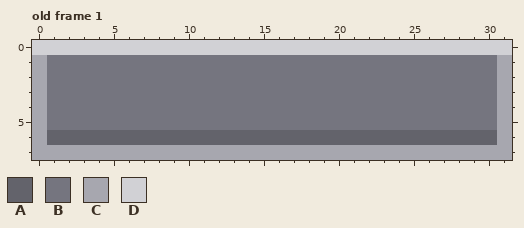
A pixel-art file gets an edit: Assets/Pixelart/UI/slider_background.aseprite. That is the earlier state.
32x8 pixels, 1 frame. Shown: old frame 1.
Palette (. is transparent): A #63636b  B #75757f  C #a7a7af  D #d1d1d5
Pixels before, old frame 1, first column x 0:
0 DDDDDDDDDDDDDDDDDDDDDDDDDDDDDDDD
1 CBBBBBBBBBBBBBBBBBBBBBBBBBBBBBBC
2 CBBBBBBBBBBBBBBBBBBBBBBBBBBBBBBC
3 CBBBBBBBBBBBBBBBBBBBBBBBBBBBBBBC
4 CBBBBBBBBBBBBBBBBBBBBBBBBBBBBBBC
5 CBBBBBBBBBBBBBBBBBBBBBBBBBBBBBBC
6 CAAAAAAAAAAAAAAAAAAAAAAAAAAAAAAC
7 CCCCCCCCCCCCCCCCCCCCCCCCCCCCCCCC
And afterwards:
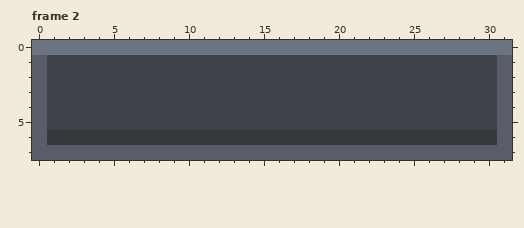
A new or re-ordered frame is compared with the old frame closest to it.
Changes in this commit:
frames 1 -> 2
Colour A changes from #63636b to #36383d.
Colour B changes from #75757f to #40434a.
Colour C changes from #a7a7af to #585d69.
Colour D changes from #d1d1d5 to #6c7381.
Changed places in both pictures, as pixel boxes (x1, y1, x2, y2):
changed: (32, 40, 512, 160)
